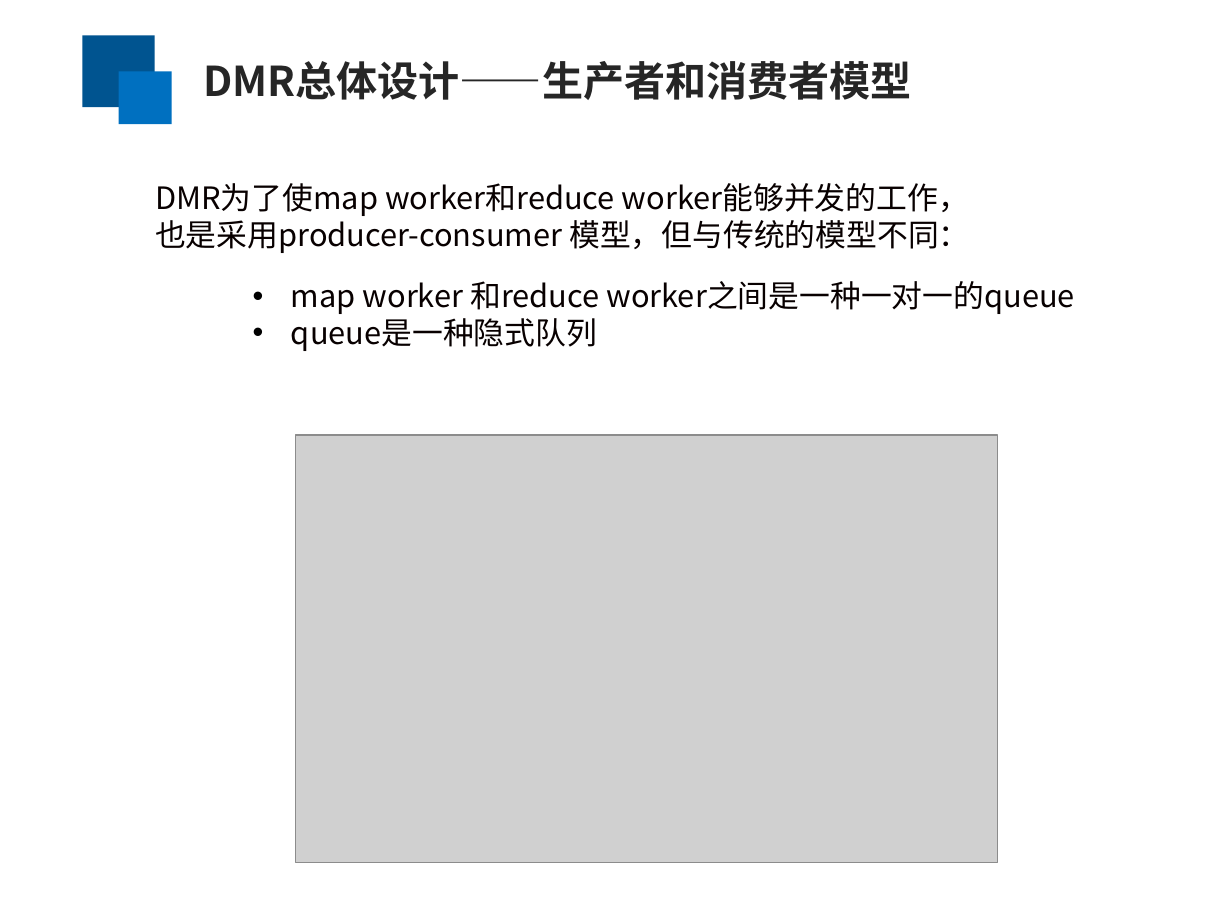
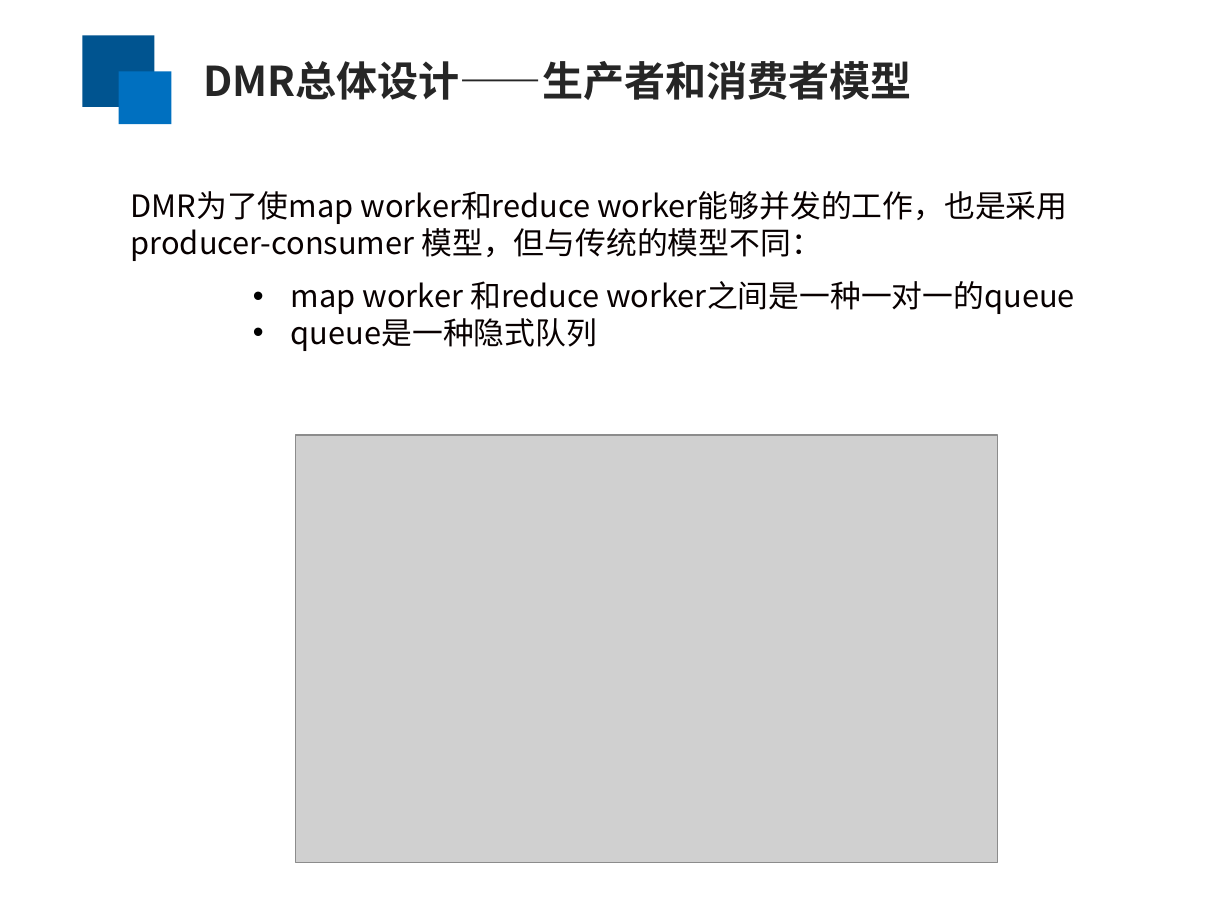
Before and after one commit to yufenyu/work, a slide deck: slide 9 of dmr_paper/paper/chinaSys-2016.ppt (slide 10 before the commit). Drawn at 1232x924 pixels with LibreOffice and Linux fonts; fonts in the diff are those of the drawing; grey boxes stand for pictures. Boxes give left, top, right and bottom in pixels: in the first picture for what was removed or moved away, otherwise in the second. Text is boxed around its words. In the diff, an @@ line names an element or a change of style, - is before the commit and + after.

```diff
--- a/dmr_paper/paper/chinaSys-2016.ppt
+++ b/dmr_paper/paper/chinaSys-2016.ppt
@@ text at bbox=[131, 191, 1067, 261]: text changed @@
-DMR为了使map worker和reduce worker能够并发的工作，
-也是采用producer-consumer 模型，但与传统的模型不同：
+DMR为了使map worker和reduce worker能够并发的工作，也是采用producer-consumer 模型，但与传统的模型不同：
```
Also in this commit, not shown: 11 other slides changed, 1 slide removed.
